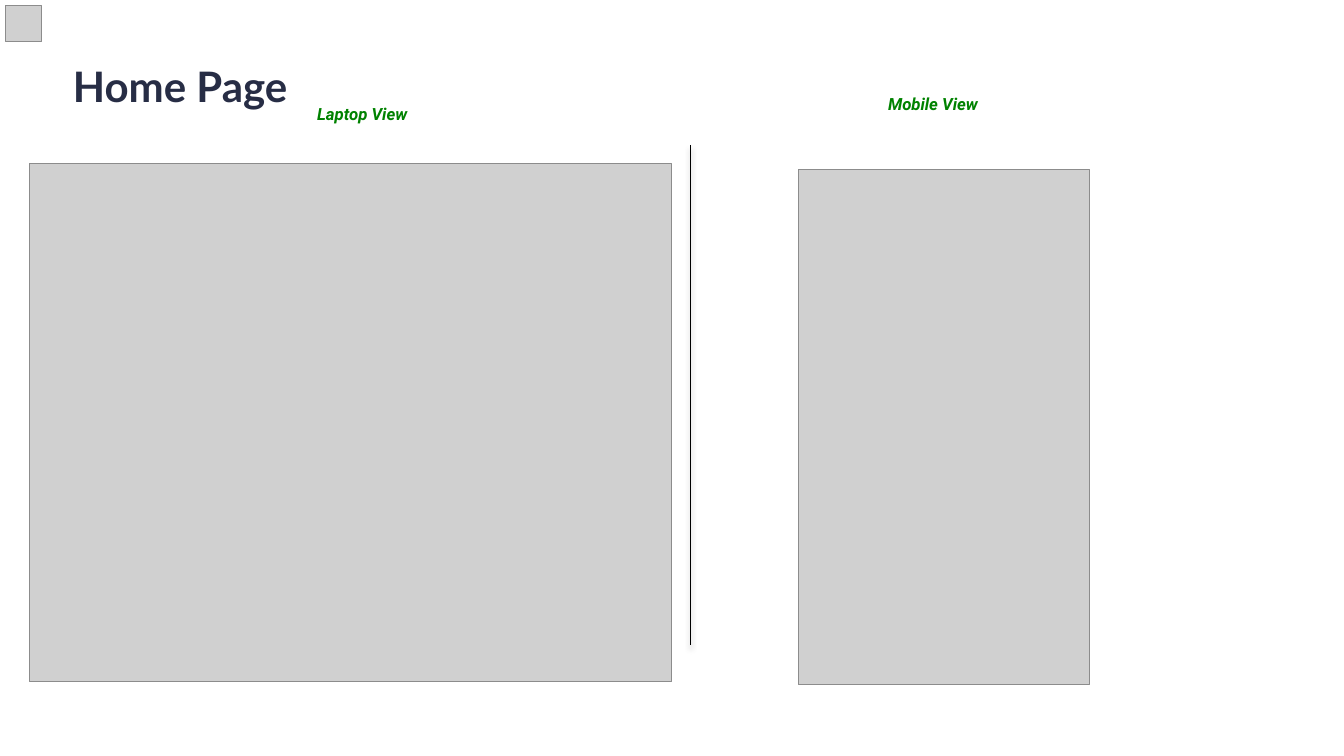
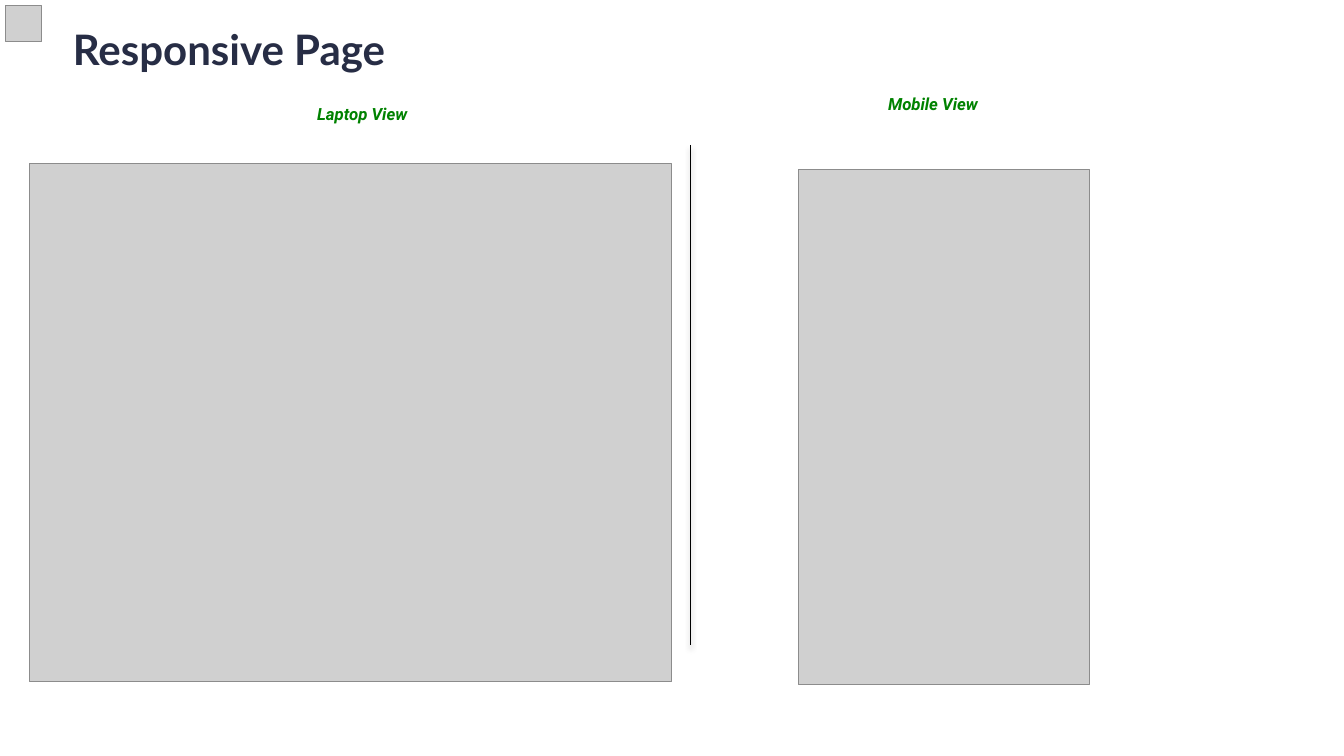
Before and after one commit to Pashvinder/Student-Profile-Management-System, a slide deck: slide 12 of files/Nodus_3G2_TeamNo_10.pptx (slide 7 before the commit). Drawn at 1344x756 pixels with LibreOffice and Linux fonts; fonts in the diff are those of the drawing; grey boxes stand for pictures; background and template pictures are left out. Boxes give left, top, right and bottom in pixels: in the first picture for what was removed or moved away, otherwise in the second. Text is boxed around its words. In the diff, an @@ line names an element or a change of style, - is before the commit and + after.

```diff
--- a/files/Nodus_3G2_TeamNo_10.pptx
+++ b/files/Nodus_3G2_TeamNo_10.pptx
@@ text at <box>73,34,385,73</box>: text changed @@
-Home Page
+Responsive Page
```
Also in this commit, not shown: 2 other slides changed, 4 slides added, 1 slide removed, 5 other files.
